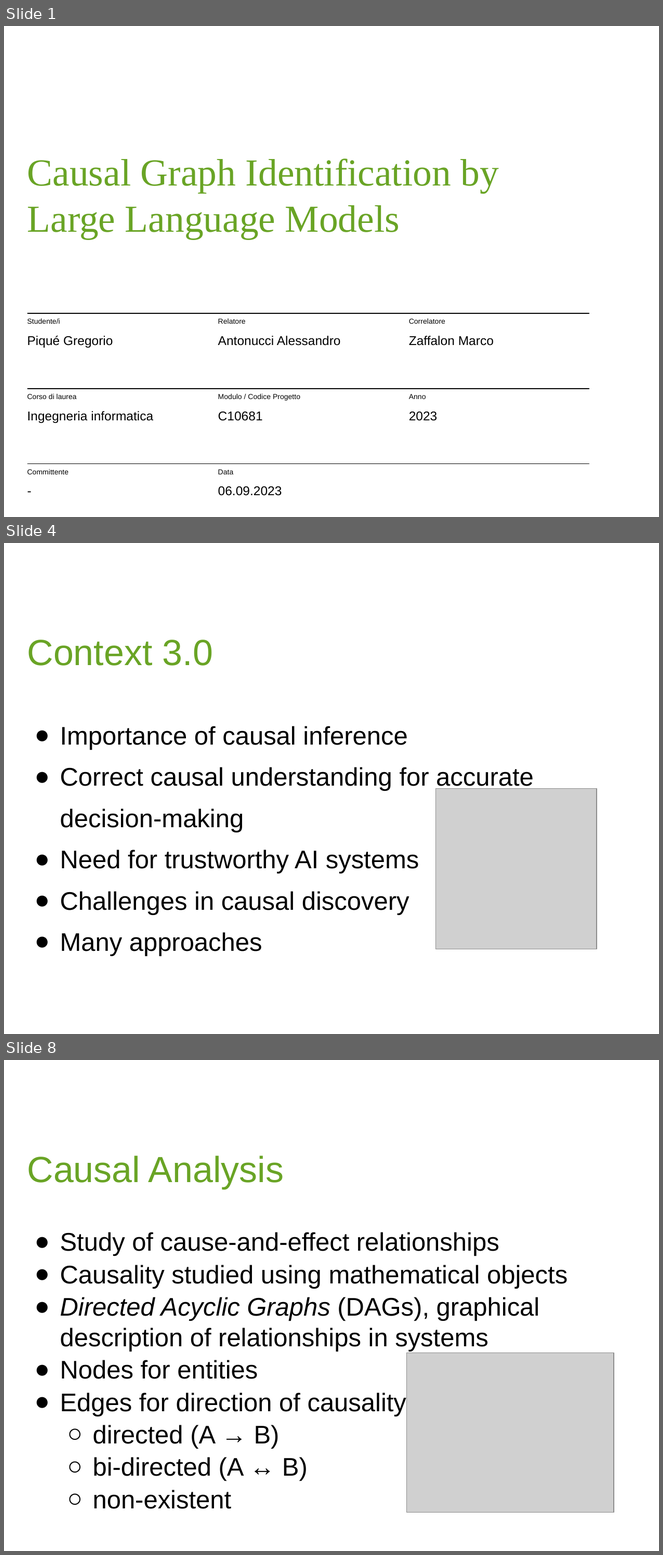
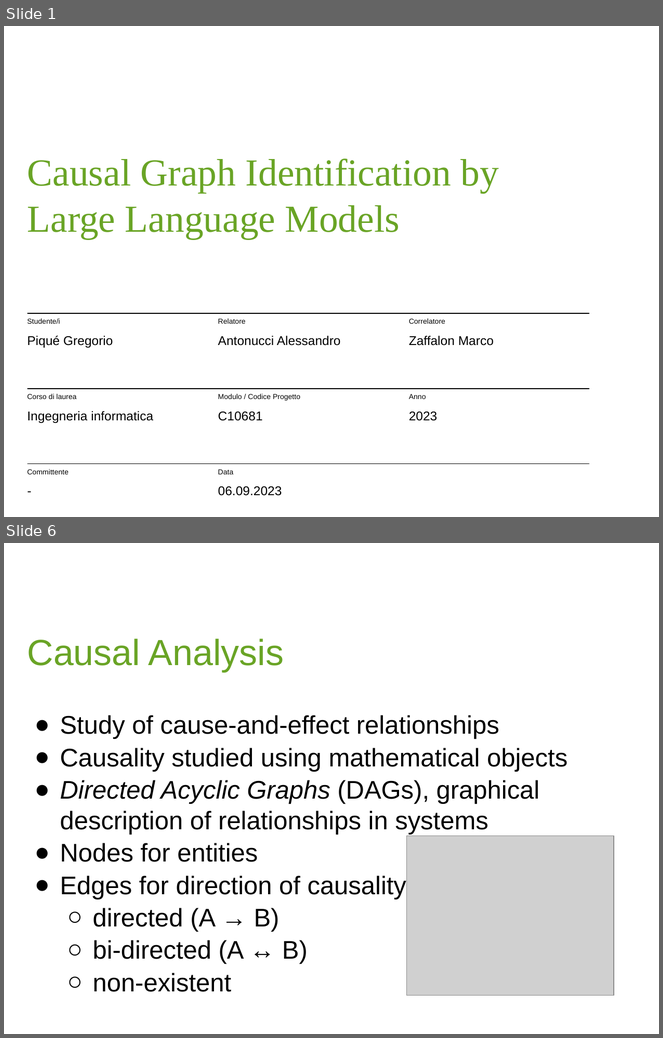
Before and after one commit to Pikerozzo/causal-llms, a slide deck: docs/PRES_PIQUE.pptx. Shown one above the other, each under a label of ours: slides 1, 4 and 8 before the commit, slides 1 and 6 after it; the slides between them are not shown. The pictures are 663x1555 and 663x1038 pixels, drawn with LibreOffice and Linux fonts; fonts in the diff are those of the drawing; grey boxes stand for pictures; background and template pictures are left out. Boxes give left, top, right and bottom in pixels: in the first picture for what was removed or moved away, otherwise in the second. Text is boxed around its words. In the diff, an @@ line names an element or a change of style, - is before the commit and + after.

```diff
--- a/docs/PRES_PIQUE.pptx
+++ b/docs/PRES_PIQUE.pptx
@@ slide 4 removed at [4,543,659,1034], background #FFFFFF @@
@@ text removed at [27,640,213,666] @@
-Context 3.0
@@ text removed at [60,726,534,956] @@
-● Importance of causal inference
-● Correct causal understanding for accurate decision-making
-● Need for trustworthy AI systems
-● Challenges in causal discovery
-● Many approaches
@@ picture removed at [436,788,596,949] @@
@@ what was slide 8 is now slide 6 @@
```
Also in this commit, not shown: 3 slides changed, 16 slides added, 5 other slides removed, 59 other files.
